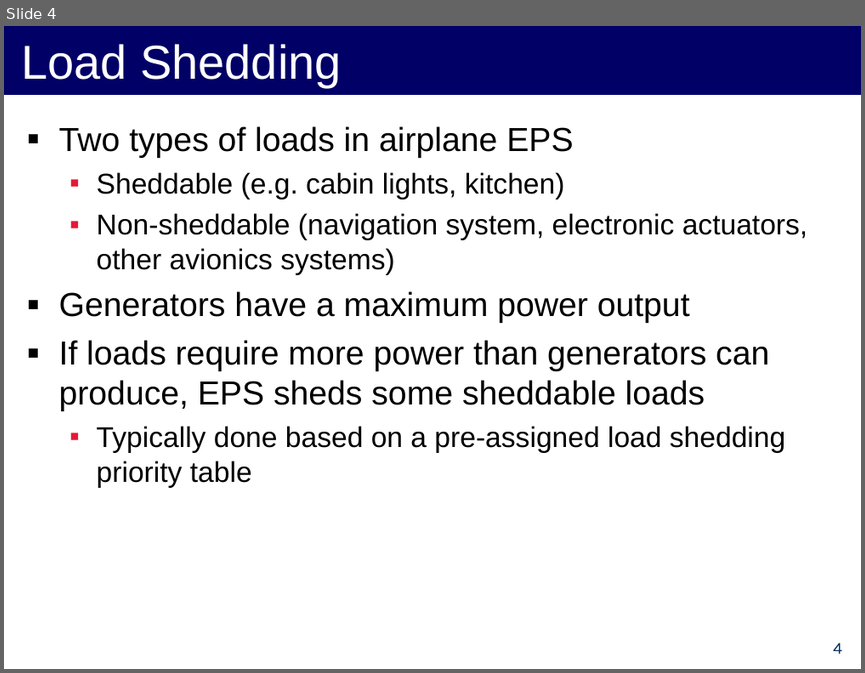
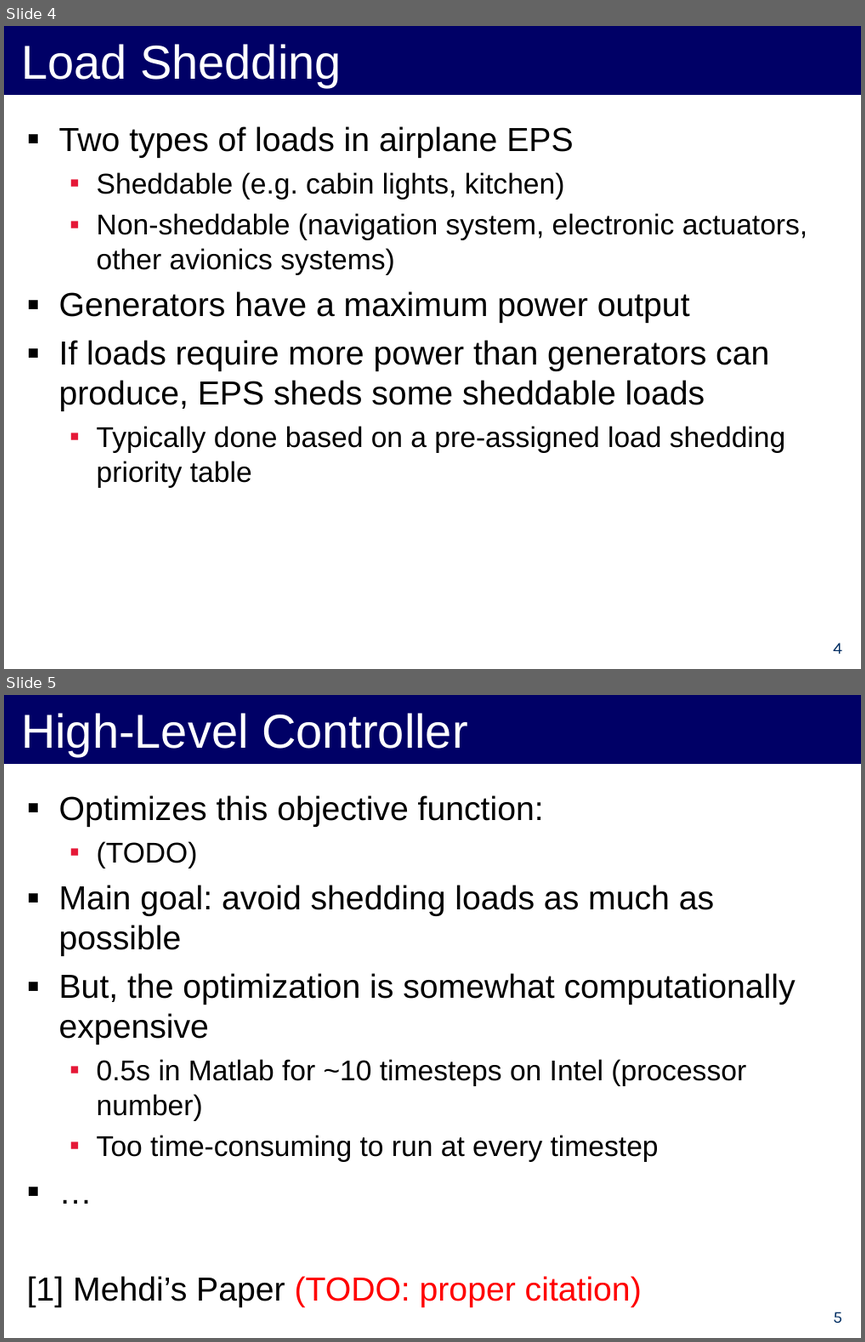
Before and after one commit to forresti/optimal_load_management, a slide deck: project/12-3-12_Presentation.ppt. Shown one above the other, each under a label of ours: slide 4 before the commit, slides 4 and 5 after it. The pictures are 865x673 and 865x1342 pixels, drawn with LibreOffice and Linux fonts; fonts in the diff are those of the drawing. Boxes give left, top, right and bottom in pixels: in the first picture for what was removed or moved away, otherwise in the second. Text is boxed around its words. In the diff, an @@ line names an element or a change of style, - is before the commit and + after.

```diff
--- a/project/12-3-12_Presentation.ppt
+++ b/project/12-3-12_Presentation.ppt
@@ slide 5 added at <box>4,695,861,1338</box>, background #FFFFFF @@
@@ title added at <box>4,695,861,764</box>, fill #000066, 40 pt, text #FFFFFF @@
+High-Level Controller
@@ text added at <box>27,795,795,1307</box>, 28 pt, text #000000 @@
+▪ Optimizes this objective function:
+  ▪ (TODO)
+▪ Main goal: avoid shedding loads as much as possible
+▪ But, the optimization is somewhat computationally expensive
+  ▪ 0.5s in Matlab for ~10 timesteps on Intel (processor number)
+  ▪ Too time-consuming to run at every timestep
+▪ …
+[1] Mehdi’s Paper (TODO: proper citation)
@@ page number added at <box>833,1311,842,1323</box>, 14 pt, text #002D62 @@
+5
```
Also in this commit, not shown: 1 slide changed, 10 other slides added.
